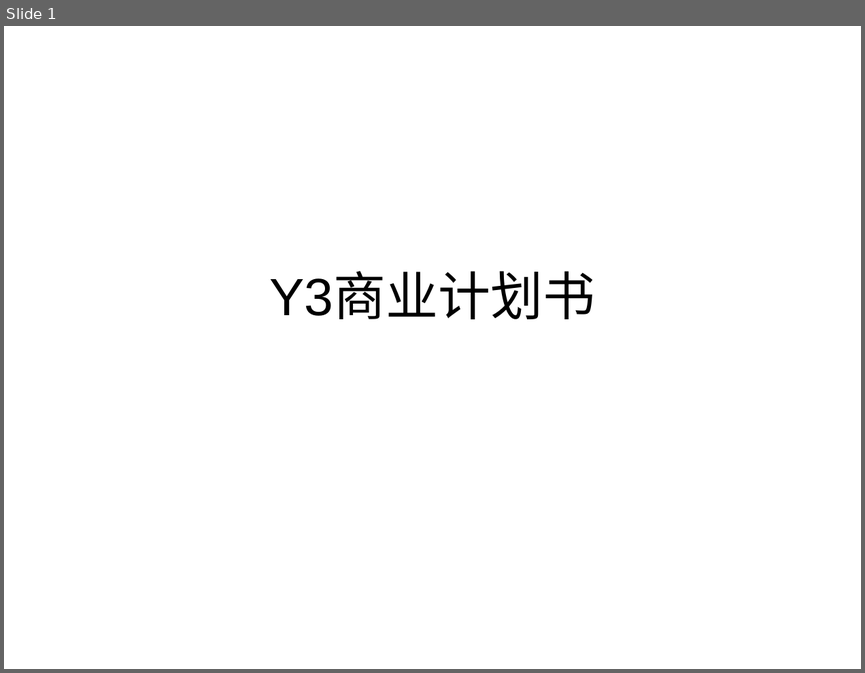
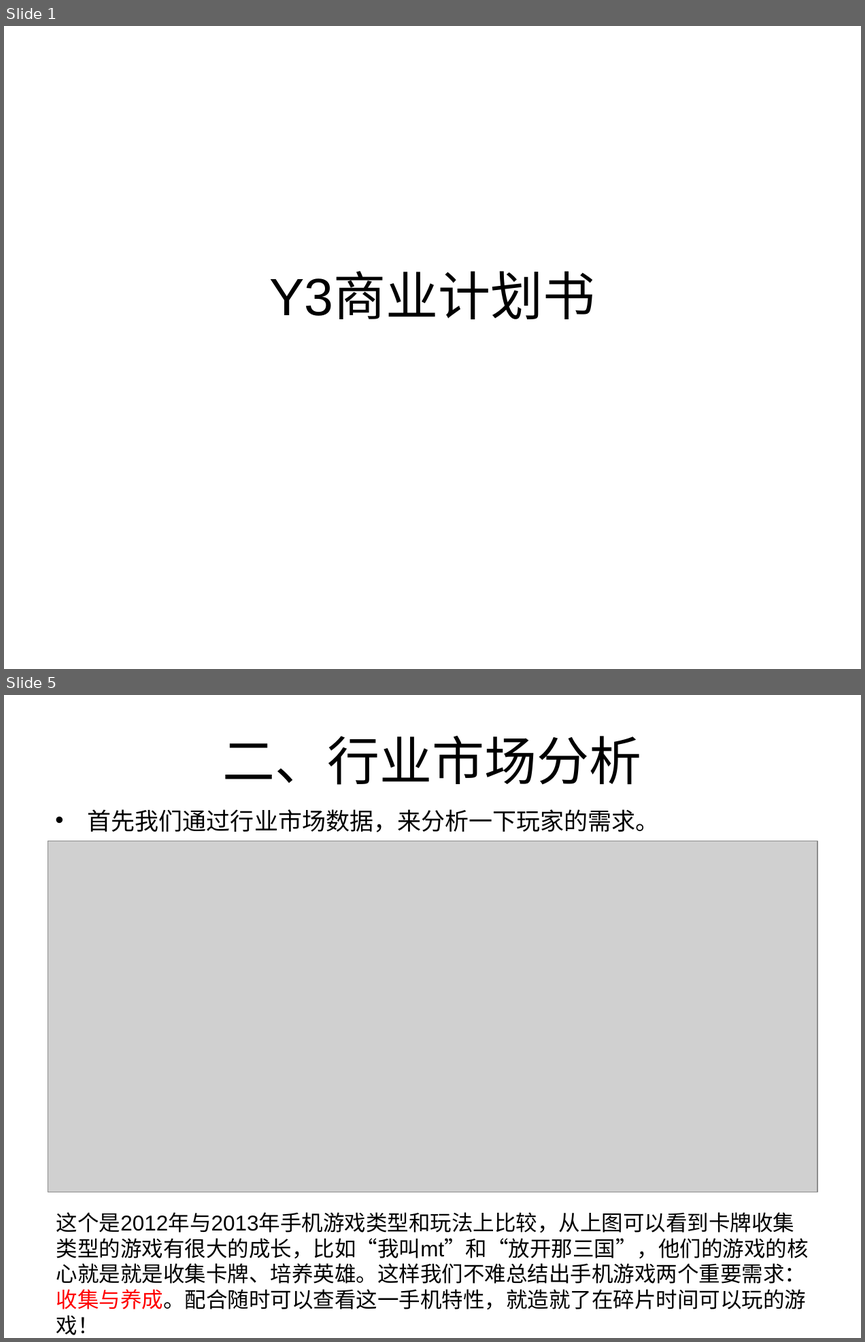
Before and after one commit to caihan1984/demov1, a slide deck: Assets/document/y3商业计划书.ppt. Shown one above the other, each under a label of ours: slide 1 before the commit, slides 1 and 5 after it; the slides between them are not shown. The pictures are 865x673 and 865x1342 pixels, drawn with LibreOffice and Linux fonts; fonts in the diff are those of the drawing; grey boxes stand for pictures. Boxes give left, top, right and bottom in pixels: in the first picture for what was removed or moved away, otherwise in the second. Text is boxed around its words. In the diff, an @@ line names an element or a change of style, - is before the commit and + after.

```diff
--- a/Assets/document/y3商业计划书.ppt
+++ b/Assets/document/y3商业计划书.ppt
@@ slide 5 added at (4,695,861,1338), background #FFFFFF @@
@@ title added at (223,736,642,785), 44 pt, text #000000 @@
+二、行业市场分析
@@ text added at (88,809,660,832), 20 pt, text #000000 @@
+• 首先我们通过行业市场数据，来分析一下玩家的需求。
@@ picture added at (48,841,817,1192) @@
@@ text added at (56,1212,808,1335), 18 pt, text #000000 @@
+这个是2012年与2013年手机游戏类型和玩法上比较，从上图可以看到卡牌收集类型的游戏有很大的成长，比如“我叫mt”和“放开那三国”，他们的游戏的核心就是就是收集卡牌、培养英雄。这样我们不难总结出手机游戏两个重要需求：收集与养成。配合随时可以查看这一手机特性，就造就了在碎片时间可以玩的游戏！
```
Also in this commit, not shown: 2 slides changed, 7 other slides added, 2 slides removed.
